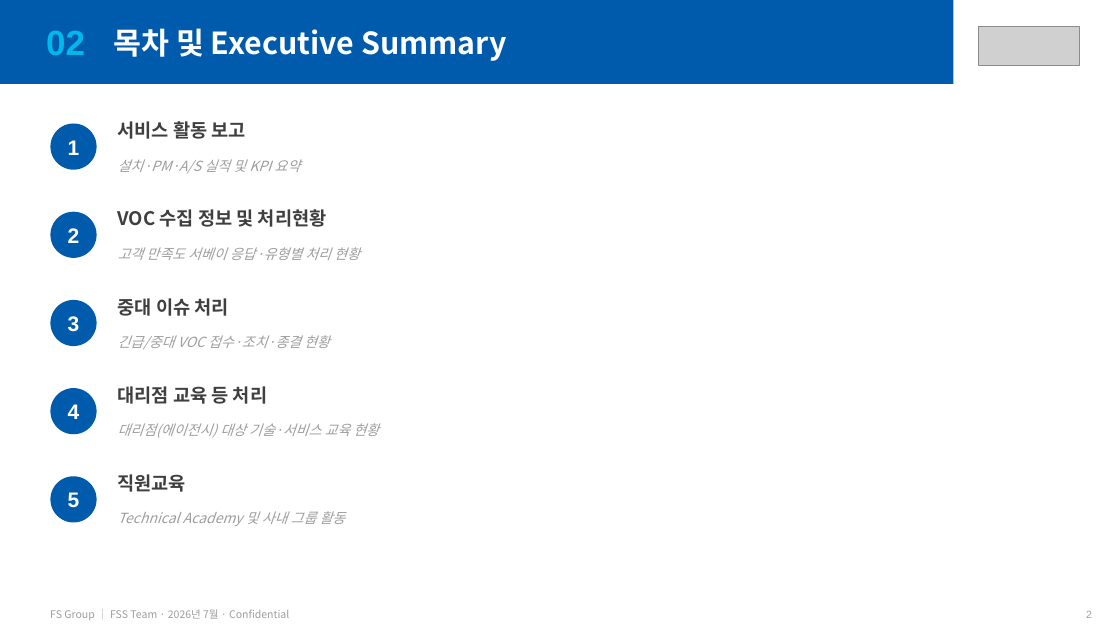
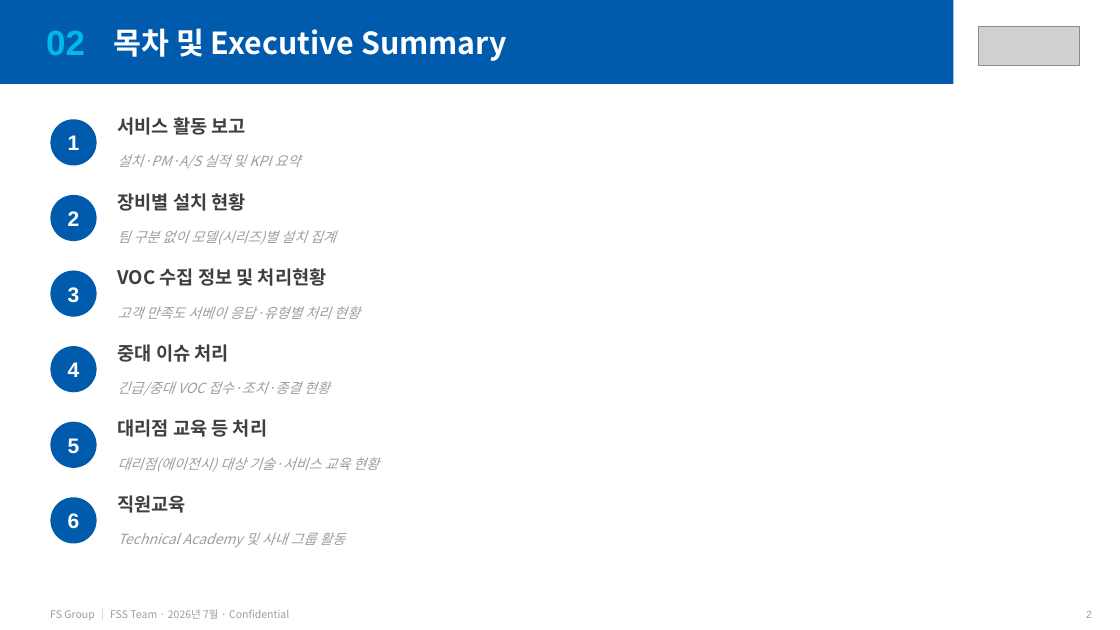
Before and after one commit to balhm12/Sysmex-schedule, a slide deck: slide 2 of reports/FSG_월간서비스보고_202607/FSG_월간서비스보고_202607.pptx. Drawn at 1120x630 pixels with LibreOffice and Linux fonts; fonts in the diff are those of the drawing; grey boxes stand for pictures. Boxes give left, top, right and bottom in pixels: in the first picture for what was removed or moved away, otherwise in the second. Text is boxed around its words. In the diff, an @@ line names an element or a change of style, - is before the commit and + after.

```diff
--- a/reports/FSG_월간서비스보고_202607/FSG_월간서비스보고_202607.pptx
+++ b/reports/FSG_월간서비스보고_202607/FSG_월간서비스보고_202607.pptx
@@ 3 texts, 1 ellipse: place and size @@
-3 texts, 1 ellipse at bbox=[50, 121, 300, 173]
+3 texts, 1 ellipse at bbox=[50, 117, 300, 168]
@@ text "2": place and size @@
-text "2" at bbox=[68, 228, 80, 243]
+text "2" at bbox=[68, 211, 80, 226]
@@ ellipse: place and size @@
-ellipse at bbox=[50, 212, 97, 258]
+ellipse at bbox=[50, 195, 97, 241]
@@ text added at bbox=[118, 193, 246, 211], 16 pt, text #3F3F3F, bold @@
+장비별 설치 현황
@@ text added at bbox=[118, 230, 336, 245], 12 pt, text #9E9E9E, italic @@
+팀 구분 없이 모델(시리즈)별 설치 집계
@@ text "VOC 수집 정보 및 처리현황": place and size @@
-text "VOC 수집 정보 및 처리현황" at bbox=[118, 209, 327, 227]
+text "VOC 수집 정보 및 처리현황" at bbox=[118, 268, 327, 286]
@@ text "3": place and size @@
-text "3" at bbox=[68, 316, 80, 332]
+text "3" at bbox=[68, 287, 80, 303]
@@ ellipse: place and size @@
-ellipse at bbox=[50, 300, 97, 346]
+ellipse at bbox=[50, 271, 97, 317]
@@ text "고객 만족도 서베이 응답·유형별 처리 ...": place and size @@
-text "고객 만족도 서베이 응답·유형별 처리 ..." at bbox=[118, 247, 360, 260]
+text "고객 만족도 서베이 응답·유형별 처리 ..." at bbox=[118, 306, 360, 319]
@@ text "4": place and size @@
-text "4" at bbox=[68, 404, 80, 419]
+text "4" at bbox=[68, 362, 80, 377]
@@ ellipse added at bbox=[50, 346, 97, 392], fill #005BAC @@
@@ text "중대 이슈 처리": place and size @@
-text "중대 이슈 처리" at bbox=[118, 298, 228, 316]
+text "중대 이슈 처리" at bbox=[118, 344, 228, 362]
@@ text "긴급/중대 VOC 접수·조치·종결 현황": place and size @@
-text "긴급/중대 VOC 접수·조치·종결 현황" at bbox=[118, 335, 330, 349]
+text "긴급/중대 VOC 접수·조치·종결 현황" at bbox=[118, 381, 330, 395]
@@ 2 texts, 1 ellipse: place and size @@
-2 texts, 1 ellipse at bbox=[50, 386, 379, 438]
+2 texts, 1 ellipse at bbox=[50, 419, 379, 472]
@@ text "5": place and size @@
-text "5" at bbox=[68, 492, 80, 508]
+text "5" at bbox=[68, 438, 80, 454]
@@ 2 texts, 1 ellipse: place and size @@
-2 texts, 1 ellipse at bbox=[50, 474, 346, 526]
+2 texts, 1 ellipse at bbox=[50, 495, 346, 547]
@@ text added at bbox=[68, 513, 80, 529], 18 pt, text #FFFFFF, bold @@
+6
```
Also in this commit, not shown: 6 other slides changed, 1 slide added, 1 other file.
